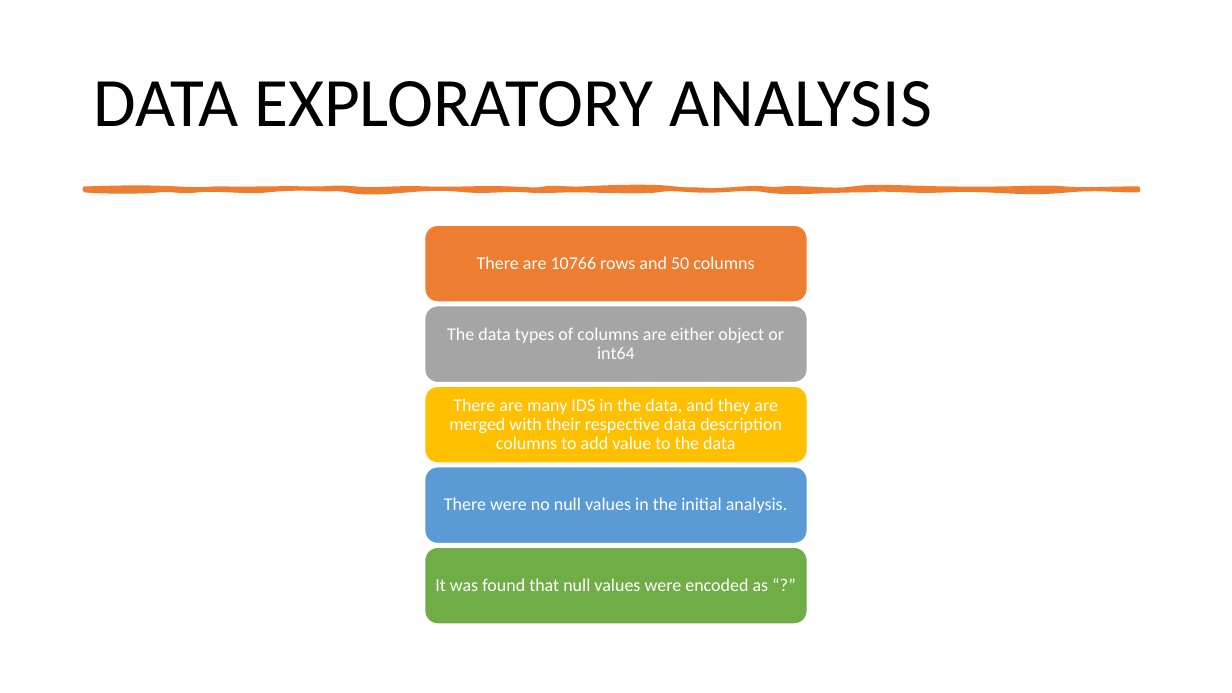
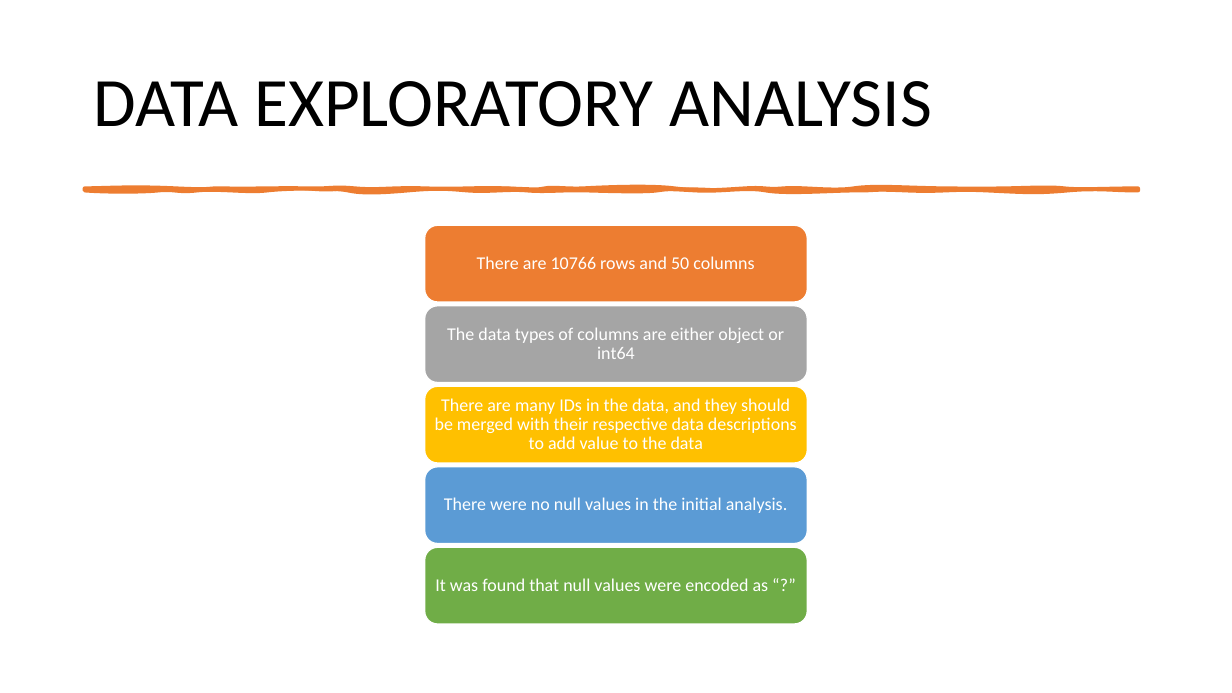
Before and after one commit to Thomas-George-T/Diabetic-Readmission-Exploration, a slide deck: slide 12 of Diabetic Readmission Exploration.pptx. Drawn at 1232x693 pixels with LibreOffice and Linux fonts; fonts in the diff are those of the drawing. Boxes give left, top, right and bottom in pixels: in the first picture for what was removed or moved away, otherwise in the second. Text is boxed around its words. In the diff, an @@ line names an element or a change of style, - is before the commit and + after.

```diff
--- a/Diabetic Readmission Exploration.pptx
+++ b/Diabetic Readmission Exploration.pptx
@@ text at <box>435,398,797,449</box>: text changed @@
-There are many IDS in the data, and they are merged with their respective data description columns to add value to the data
+There are many IDs in the data, and they should be merged with their respective data descriptions to add value to the data
```
Also in this commit, not shown: 7 other slides changed, 1 other file.
